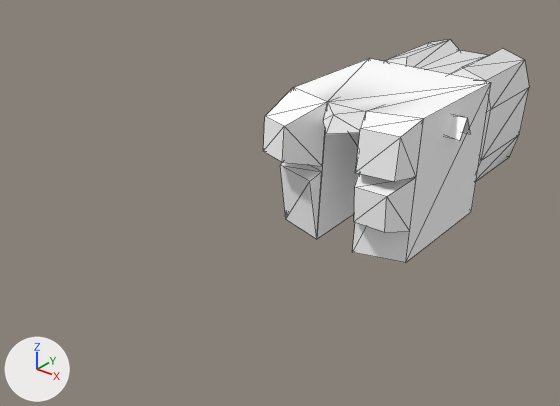
An edit to the OBJ model Assets/Art/Nova1492/GXConverted/Models/UnitParts/ArmWeapons/datan_common_g_arm95_sppoo_e264d51a.obj, drawn before and after from the same camera.
Both versions are drawn from a 50 mm camera at (1.61, -2.73, 1.58) aimed at (-0.34, -0.29, 0.06). Lighting does not change. The marker at lower left points along +X, +Y and +Z. The older version comes first. Mesh edges are drawn as thin lines. Where no turn or scale is listed for an object, it has been applied to the vertices.

The first picture shows 'datan_common_g_arm95_sppoo_e264d51a'.
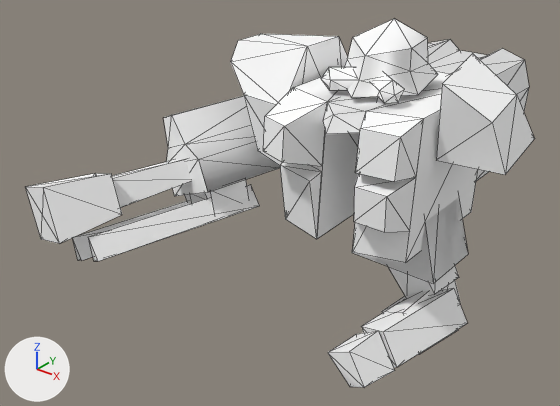
Location of each change, [x1, y1, x2, y2] in pixels of the pictures (560 x 406 px):
'datan_common_g_arm95_sppoo_e264d51a_mesh03', added: after [26, 96, 280, 261]
'datan_common_g_arm95_sppoo_e264d51a_mesh06', added: after [436, 54, 535, 175]
'datan_common_g_arm95_sppoo_e264d51a_mesh10', added: after [328, 288, 467, 387]
'datan_common_g_arm95_sppoo_e264d51a_mesh01', added: after [231, 34, 348, 165]
'datan_common_g_arm95_sppoo_e264d51a_mesh05', added: after [321, 19, 438, 103]
'datan_common_g_arm95_sppoo_e264d51a_mesh08', added: after [352, 97, 468, 284]
'datan_common_g_arm95_sppoo_e264d51a_mesh09', added: after [388, 266, 461, 304]

Patch to the scene script:
```diff
--- a/Assets/Art/Nova1492/GXConverted/Models/UnitParts/ArmWeapons/datan_common_g_arm95_sppoo_e264d51a.obj.py
+++ b/Assets/Art/Nova1492/GXConverted/Models/UnitParts/ArmWeapons/datan_common_g_arm95_sppoo_e264d51a.obj.py
@@ me_datan_common_g_arm95_sppoo_e264d51a_mesh08 @@
+me_datan_common_g_arm95_sppoo_e264d51a_mesh08.from_pydata([(0.066, -0.186, 0.615), (0.208, -0.145, 0.502), (0.208, 0.124, 0.502), (0.066, 0.164, 0.615), (0.017, -0.244, -0.086), (0.378, -0.169, -0.138), (0.378, 0.148, -0.138), (0.017, 0.222, -0.086)], [], [(0, 1, 2), (2, 3, 0), (4, 5, 1), (1, 0, 4), (5, 6, 2), (2, 1, 5), (6, 7, 3), (3, 2, 6)])
+me_datan_common_g_arm95_sppoo_e264d51a_mesh08.materials.append(mat_datan_common_g_arm95_sppoo_e264d51a)  # its picture is missing
@@ me_datan_common_g_arm95_sppoo_e264d51a_mesh06 @@
+me_datan_common_g_arm95_sppoo_e264d51a_mesh06.from_pydata([(0.339, -0.184, 0.72), (0.53, -0.132, 0.595), (0.53, 0.072, 0.65), (0.339, 0.054, 0.784), (0.317, -0.128, 0.389), (0.596, -0.106, 0.395), (0.596, 0.149, 0.463), (0.317, 0.171, 0.469)], [], [(0, 1, 2), (2, 3, 0), (4, 5, 1), (1, 0, 4), (5, 6, 2), (2, 1, 5), (6, 7, 3), (3, 2, 6), (7, 4, 0), (0, 3, 7)])
+me_datan_common_g_arm95_sppoo_e264d51a_mesh06.materials.append(mat_datan_common_g_arm95_sppoo_e264d51a)  # its picture is missing
@@ ob_datan_common_g_arm95_sppoo_e264d51a_mesh10 @@
+ob_datan_common_g_arm95_sppoo_e264d51a_mesh10 = bpy.data.objects.new('datan_common_g_arm95_sppoo_e264d51a_mesh10', me_datan_common_g_arm95_sppoo_e264d51a_mesh10)  # 24 vertices, 36 faces; spans x 0.137..0.483, y -0.583..-0.011, z -0.539..-0.227; in mat_datan_common_g_arm95_sppoo_e264d51a (its picture is missing)
+ob_datan_common_g_arm95_sppoo_e264d51a_mesh10.location = (0.0, 0.0, 0.0)
@@ ob_datan_common_g_arm95_sppoo_e264d51a_mesh09 @@
+ob_datan_common_g_arm95_sppoo_e264d51a_mesh09 = bpy.data.objects.new('datan_common_g_arm95_sppoo_e264d51a_mesh09', me_datan_common_g_arm95_sppoo_e264d51a_mesh09)  # 16 vertices, 18 faces; spans x 0.052..0.408, y -0.118..0.151, z -0.403..0.017; in mat_datan_common_g_arm95_sppoo_e264d51a (its picture is missing)
+ob_datan_common_g_arm95_sppoo_e264d51a_mesh09.location = (0.0, 0.0, 0.0)
@@ ob_datan_common_g_arm95_sppoo_e264d51a_mesh08 @@
+ob_datan_common_g_arm95_sppoo_e264d51a_mesh08 = bpy.data.objects.new('datan_common_g_arm95_sppoo_e264d51a_mesh08', me_datan_common_g_arm95_sppoo_e264d51a_mesh08)
+ob_datan_common_g_arm95_sppoo_e264d51a_mesh08.location = (0.0, 0.0, 0.0)
@@ ob_datan_common_g_arm95_sppoo_e264d51a_mesh06 @@
+ob_datan_common_g_arm95_sppoo_e264d51a_mesh06 = bpy.data.objects.new('datan_common_g_arm95_sppoo_e264d51a_mesh06', me_datan_common_g_arm95_sppoo_e264d51a_mesh06)
+ob_datan_common_g_arm95_sppoo_e264d51a_mesh06.location = (0.0, 0.0, 0.0)
@@ ob_datan_common_g_arm95_sppoo_e264d51a_mesh05 @@
+ob_datan_common_g_arm95_sppoo_e264d51a_mesh05 = bpy.data.objects.new('datan_common_g_arm95_sppoo_e264d51a_mesh05', me_datan_common_g_arm95_sppoo_e264d51a_mesh05)  # 38 vertices, 51 faces; spans x -0.187..0.187, y -0.269..0.168, z 0.614..0.878; in mat_datan_common_g_arm95_sppoo_e264d51a (its picture is missing)
+ob_datan_common_g_arm95_sppoo_e264d51a_mesh05.location = (0.0, 0.0, 0.0)
@@ ob_datan_common_g_arm95_sppoo_e264d51a_mesh03 @@
+ob_datan_common_g_arm95_sppoo_e264d51a_mesh03 = bpy.data.objects.new('datan_common_g_arm95_sppoo_e264d51a_mesh03', me_datan_common_g_arm95_sppoo_e264d51a_mesh03)  # 58 vertices, 80 faces; spans x -1.103..-0.505, y -1.134..0.187, z -0.153..0.42; in mat_datan_common_g_arm95_sppoo_e264d51a (its picture is missing)
+ob_datan_common_g_arm95_sppoo_e264d51a_mesh03.location = (0.0, 0.0, 0.0)
@@ ob_datan_common_g_arm95_sppoo_e264d51a_mesh01 @@
+ob_datan_common_g_arm95_sppoo_e264d51a_mesh01 = bpy.data.objects.new('datan_common_g_arm95_sppoo_e264d51a_mesh01', me_datan_common_g_arm95_sppoo_e264d51a_mesh01)  # 26 vertices, 30 faces; spans x -0.762..-0.339, y -0.275..0.285, z 0.188..0.735; in mat_datan_common_g_arm95_sppoo_e264d51a (its picture is missing)
+ob_datan_common_g_arm95_sppoo_e264d51a_mesh01.location = (0.0, 0.0, 0.0)
```
